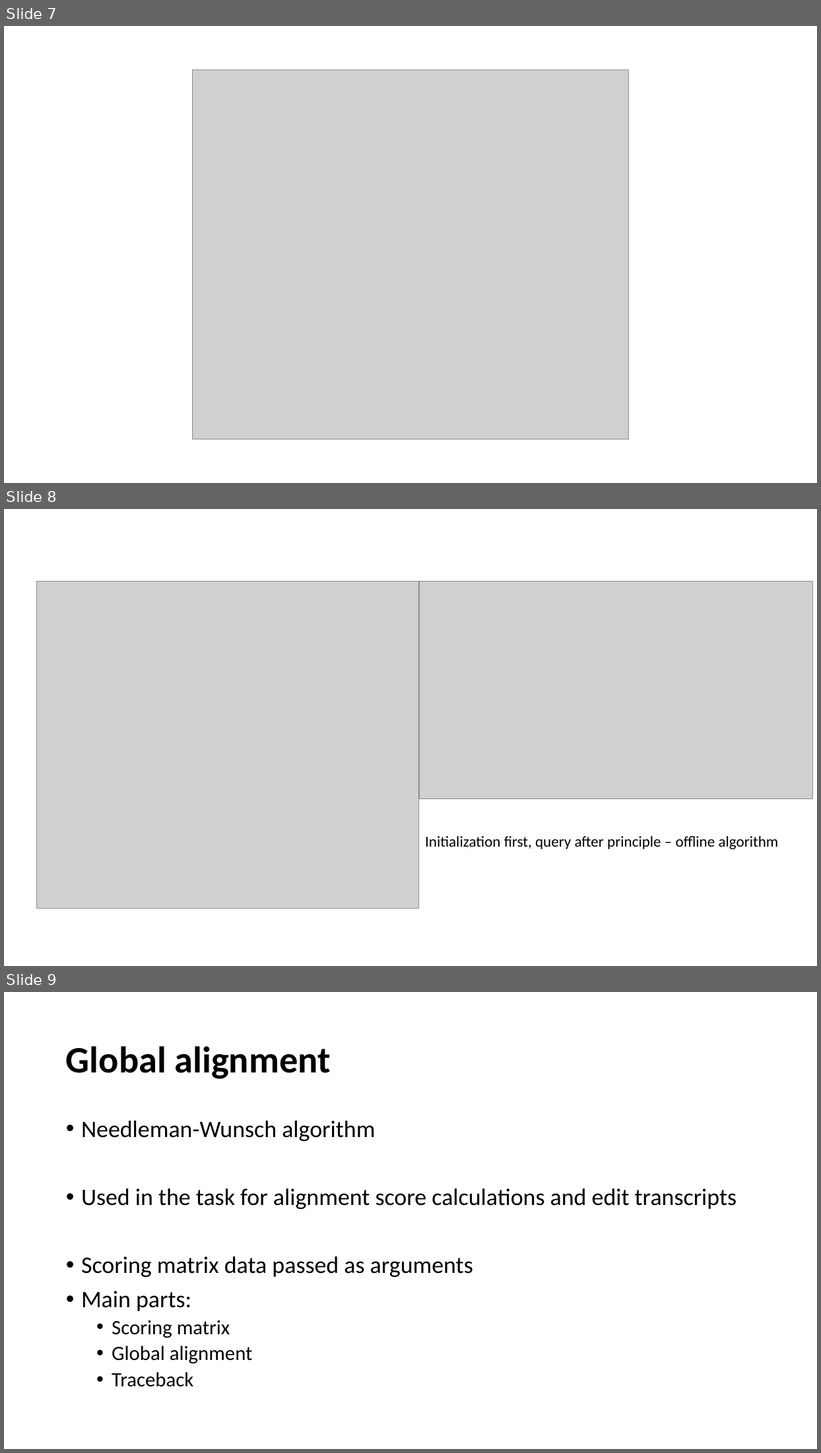
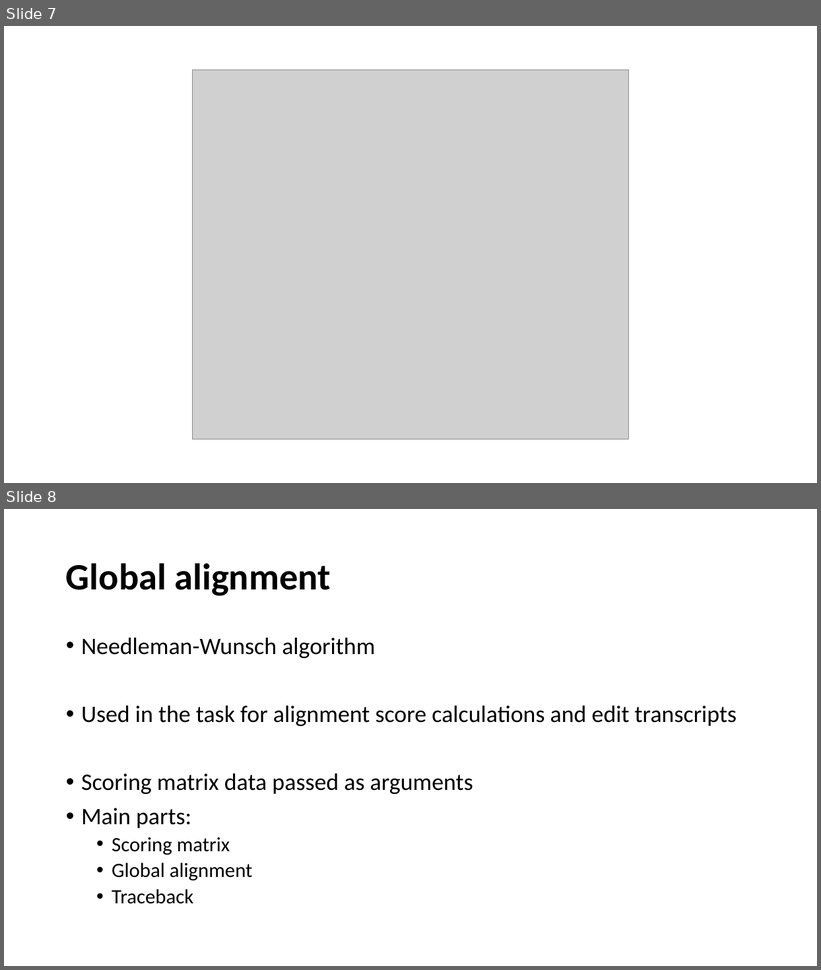
Before and after one commit to VasilijeBecic/GenI2022Pro, a slide deck: GIPresentation.pptx. Shown one above the other, each under a label of ours: slides 7, 8 and 9 before the commit, slides 7 and 8 after it. The pictures are 821x1453 and 821x970 pixels, drawn with LibreOffice and Linux fonts; fonts in the diff are those of the drawing; grey boxes stand for pictures. Boxes give left, top, right and bottom in pixels: in the first picture for what was removed or moved away, otherwise in the second. Text is boxed around its words. In the diff, an @@ line names an element or a change of style, - is before the commit and + after.

```diff
--- a/GIPresentation.pptx
+++ b/GIPresentation.pptx
@@ slide 8 removed at box(4, 509, 817, 966), background #FFFFFF @@
@@ picture removed at box(36, 582, 419, 908) @@
@@ picture removed at box(419, 582, 813, 799) @@
@@ text removed at box(425, 836, 779, 850) @@
-Initialization first, query after principle – offline algorithm
@@ what was slide 9 is now slide 8 @@
```
Also in this commit, not shown: 7 slides changed, 1 other file.
